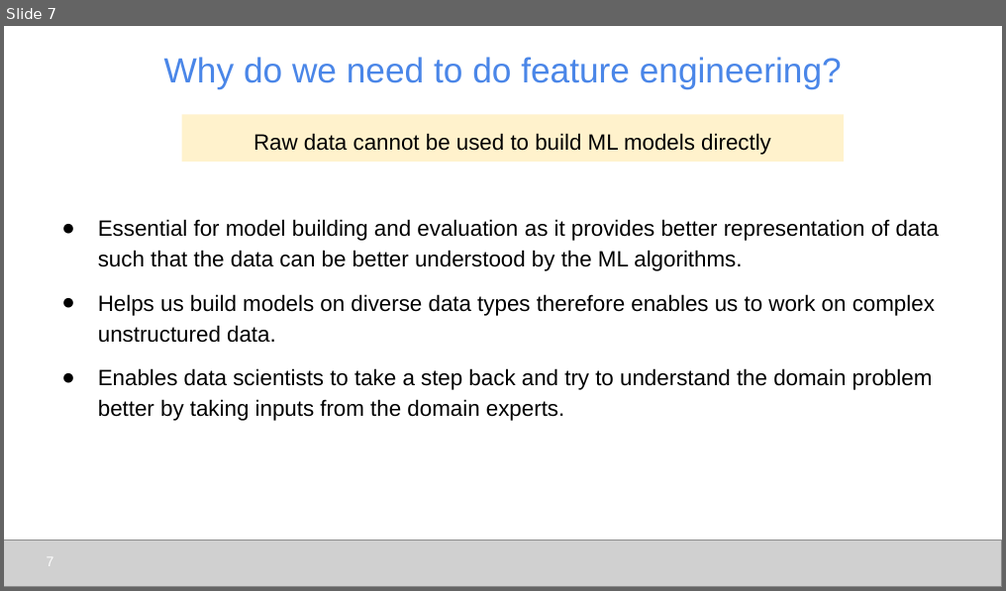
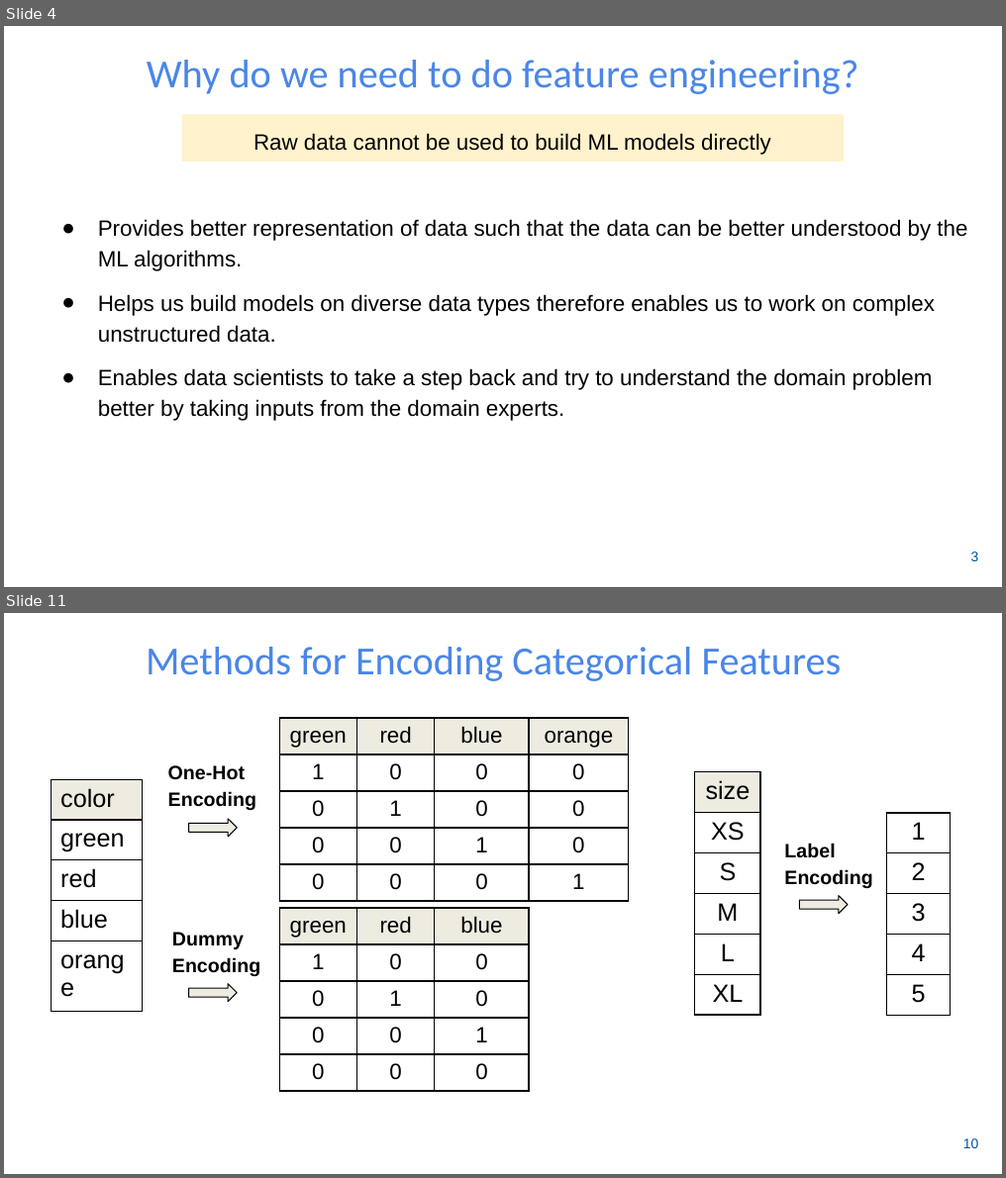
Before and after one commit to udel-cbcb/NIGMS-Sandbox-UD, a slide deck: Submodule_3/Lectures/Submodule_3_Lecture_2_Feature_Engineering_Scaling_Selection.pptx. Shown one above the other, each under a label of ours: slide 7 before the commit, slides 4 and 11 after it; the slides between them are not shown. The pictures are 1006x591 and 1006x1178 pixels, drawn with LibreOffice and Linux fonts; fonts in the diff are those of the drawing; grey boxes stand for pictures; background and template pictures are left out. Boxes give left, top, right and bottom in pixels: in the first picture for what was removed or moved away, otherwise in the second. Text is boxed around its words. In the diff, an @@ line names an element or a change of style, - is before the commit and + after.

```diff
--- a/Submodule_3/Lectures/Submodule_3_Lecture_2_Feature_Engineering_Scaling_Selection.pptx
+++ b/Submodule_3/Lectures/Submodule_3_Lecture_2_Feature_Engineering_Scaling_Selection.pptx
@@ slide 11 added at [4,613,1002,1174], background picture (left out) @@
@@ title added at [146,647,842,681], 28.8 pt, text #4A86E8 @@
+Methods for Encoding Categorical Features
@@ table added at [279,718,629,1045], 5 rows, 4 columns @@
+green | red | blue | orange
+1 | 0 | 0 | 0
+0 | 1 | 0 | 0
+0 | 0 | 1 | 0
+0 | 0 | 0 | 1
@@ table added at [51,779,143,1107], 5 rows, 1 columns @@
+color
+green
+red
+blue
+orange
@@ text added at [168,765,256,810], 14 pt, text #000000, bold @@
+One-Hot Encoding
@@ table added at [695,772,760,1100], 6 rows, 1 columns @@
+size
+XS
+S
+M
+L
+XL
@@ right arrow added at [188,819,237,837], fill #EEECE1, outline #000000 0.75 pt @@
@@ table added at [887,813,950,1140], 5 rows, 1 columns @@
+1
+2
+3
+4
+5
@@ text added at [784,843,872,888], 14 pt, text #000000, bold @@
+Label Encoding
@@ table added at [279,908,529,1174], 5 rows, 3 columns @@
+green | red | blue
+1 | 0 | 0
+0 | 1 | 0
+0 | 0 | 1
+0 | 0 | 0
@@ right arrow added at [799,895,847,913], fill #EEECE1, outline #000000 0.75 pt @@
@@ text added at [172,932,260,976], 14 pt, text #000000, bold @@
+Dummy Encoding
@@ right arrow added at [188,984,237,1002], fill #EEECE1, outline #000000 0.75 pt @@
@@ page number added at [963,1139,979,1149], 10 pt, text #00539F @@
+10
@@ what was slide 7 is now slide 4 @@
@@ slide 4 changed as well @@
@@ title "Why do we need to ..." at [147,60,859,94]: size 25.2 to 28.8 pt, font Arial to Calibri @@
@@ text at [98,219,967,272]: text changed @@
-● Essential for model building and evaluation as it provides better representation of data such that the data can be better understood by the ML algorithms.
+● Provides better representation of data such that the data can be better understood by the ML algorithms.
@@ picture removed at [4,540,1002,586] @@
@@ page number removed at [47,558,54,567] @@
-7
@@ page number added at [971,552,979,562], 10 pt, text #00539F @@
+3
```
Also in this commit, not shown: 12 other slides changed, 7 other slides added, 17 slides removed, 1 other file.
